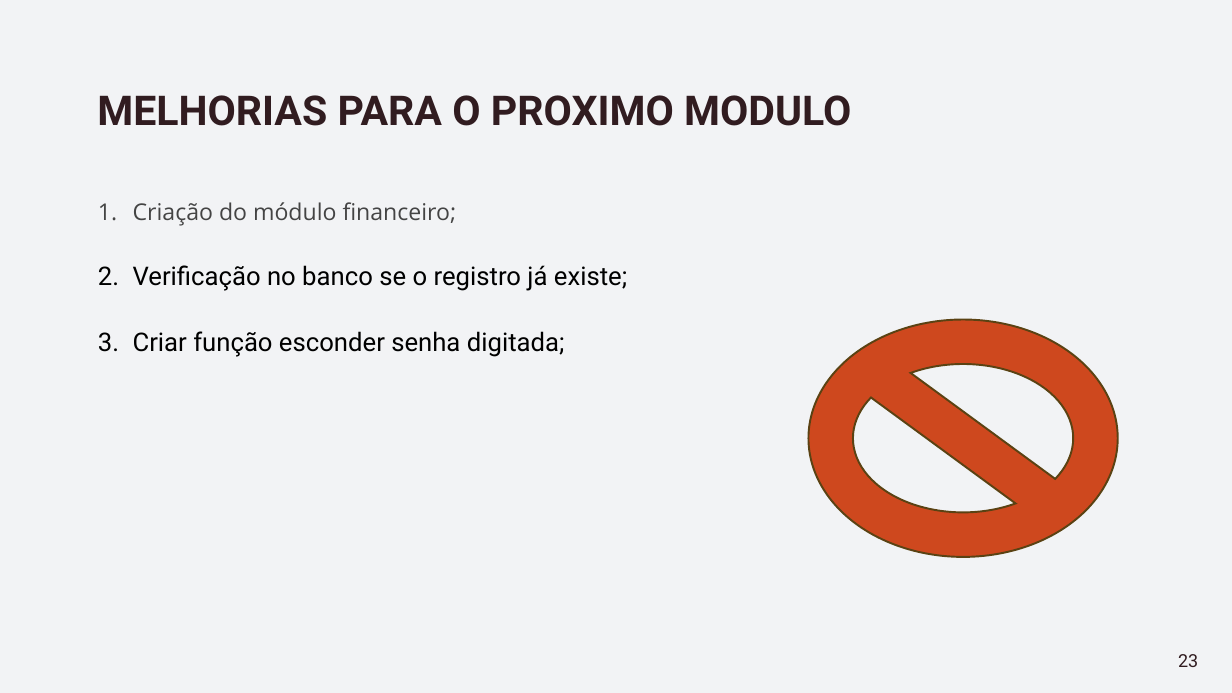
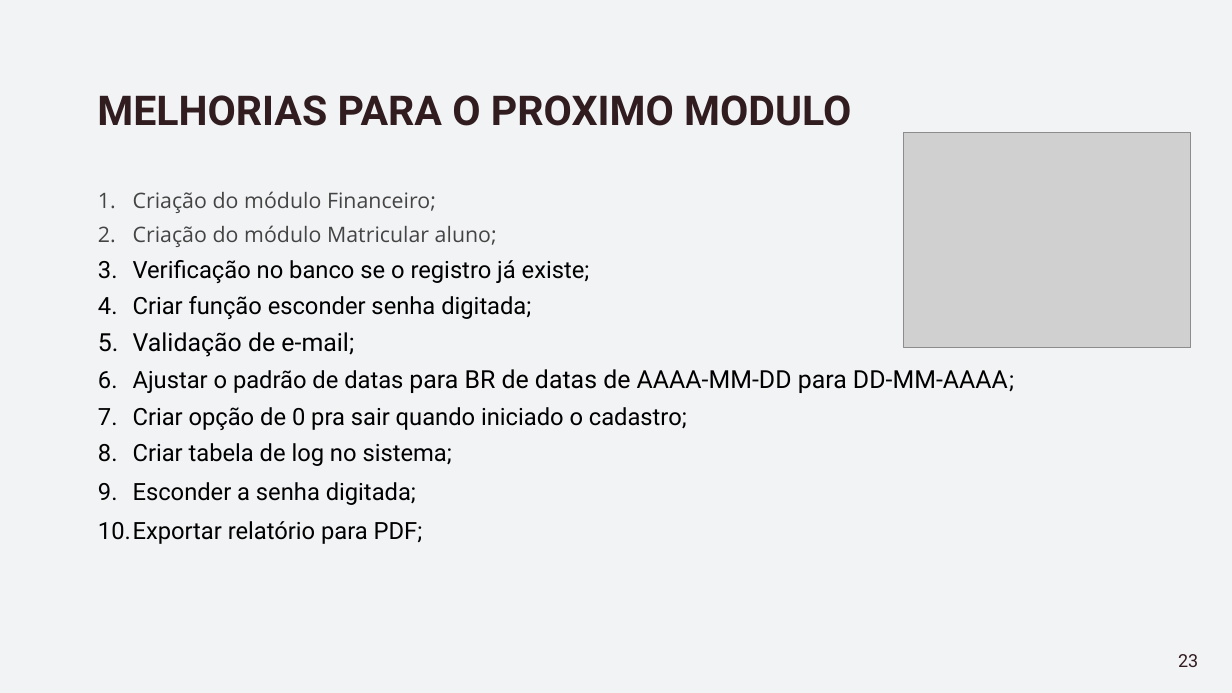
Before and after one commit to eder-ferreira/academia, a slide deck: slide 23 of Documentos/Apresentação -Gestão de Academia.pptx. Drawn at 1232x693 pixels with LibreOffice and Linux fonts; fonts in the diff are those of the drawing; grey boxes stand for pictures. Boxes give left, top, right and bottom in pixels: in the first picture for what was removed or moved away, otherwise in the second. Text is boxed around its words. In the diff, an @@ line names an element or a change of style, - is before the commit and + after.

```diff
--- a/Documentos/Apresentação -Gestão de Academia.pptx
+++ b/Documentos/Apresentação -Gestão de Academia.pptx
@@ picture added at (904,132,1191,348) @@
@@ text at (133,191,497,247): text changed; size 18 to 16.6 pt @@
-1. Criação do módulo financeiro;
+1. Criação do módulo Financeiro;
+2. Criação do módulo Matricular aluno;
@@ text at (133,260,590,319): size 20 to 18.5 pt in "Verificação no banco se o registro já ...", "Criar função esconder senha digitada;"; line spacing 1.2 to 0.8; less space between paragraphs @@
@@ no-entry sign removed at (809,320,1118,557) @@
@@ text at (98,332,1008,544): paragraphs added @@
+5. Validação de e-mail;
+6. Ajustar o padrão de datas para BR de datas de AAAA-MM-DD para DD-MM-AAAA;
+7. Criar opção de 0 pra sair quando iniciado o cadastro;
+8. Criar tabela de log no sistema;
+9. Esconder a senha digitada;
+10. Exportar relatório para PDF;
```
Also in this commit, not shown: 17 other slides changed, 7 other files.
